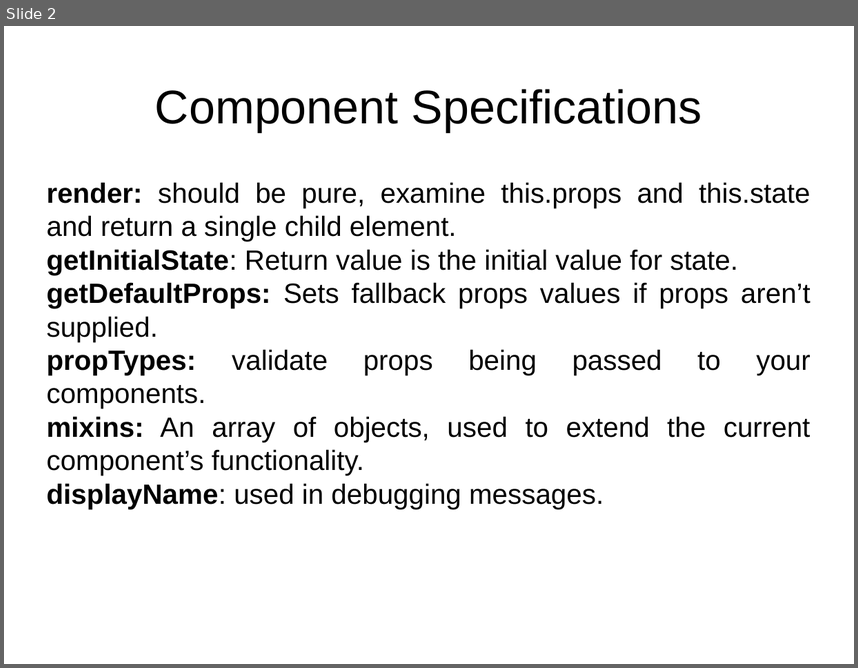
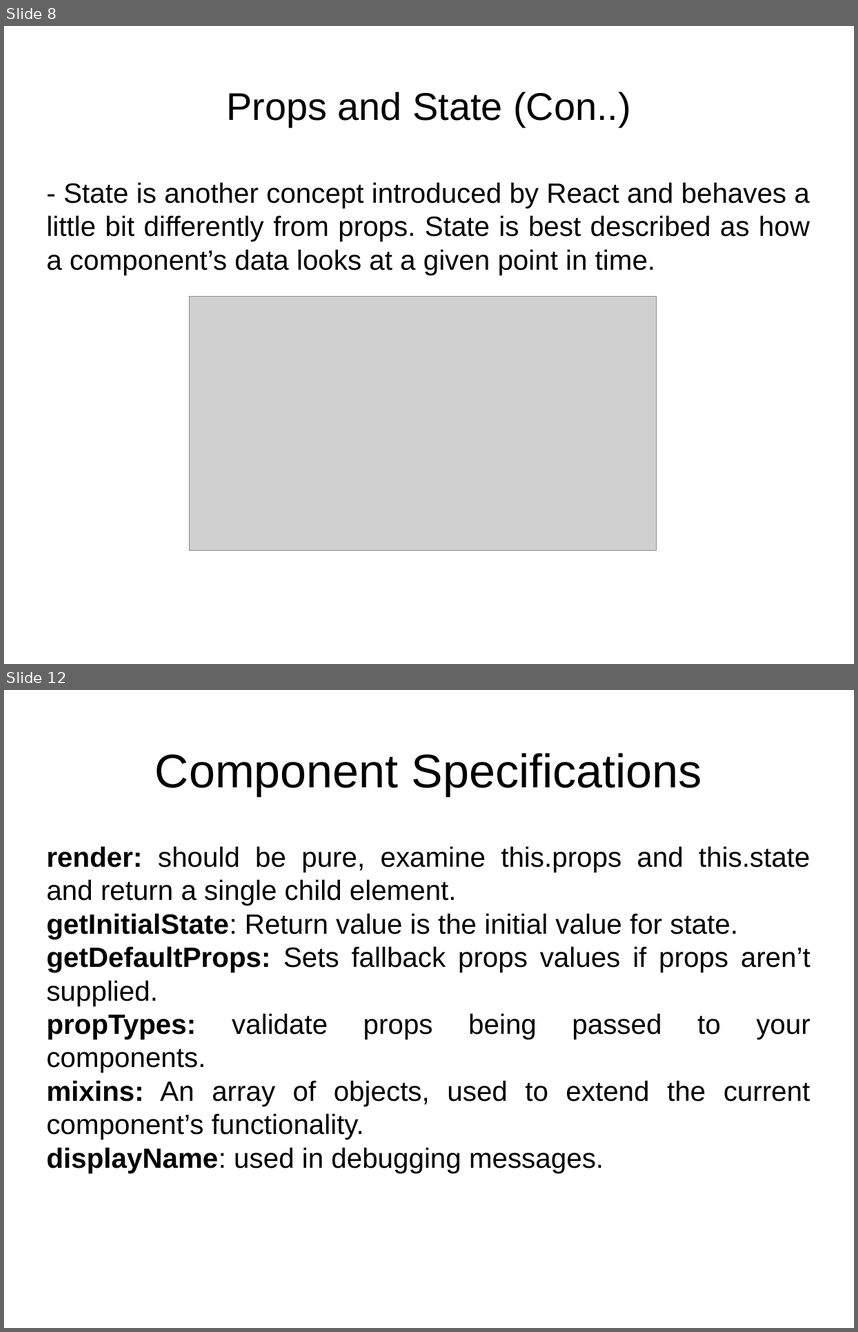
Before and after one commit to lnvtphu/MUsers, a slide deck: document/Presentation.pptx. Shown one above the other, each under a label of ours: slide 2 before the commit, slides 8 and 12 after it; the slides between them are not shown. The pictures are 858x668 and 858x1332 pixels, drawn with LibreOffice and Linux fonts; fonts in the diff are those of the drawing; grey boxes stand for pictures. Boxes give left, top, right and bottom in pixels: in the first picture for what was removed or moved away, otherwise in the second. Text is boxed around its words. In the diff, an @@ line names an element or a change of style, - is before the commit and + after.

```diff
--- a/document/Presentation.pptx
+++ b/document/Presentation.pptx
@@ slide 8 added at (x1=4, y1=26, x2=854, y2=664), background #FFFFFF @@
@@ text added at (x1=226, y1=92, x2=631, y2=127), 36 pt, text #000000 @@
+Props and State (Con..)
@@ text added at (x1=47, y1=182, x2=810, y2=275), 26 pt, text #000000 @@
+- State is another concept introduced by React and behaves a little bit differently from props. State is best described as how a component’s data looks at a given point in time.
+Figure 6: State
@@ picture added at (x1=189, y1=296, x2=657, y2=550) @@
@@ what was slide 2 is now slide 12 @@
```
Also in this commit, not shown: 2 slides changed, 10 other slides added, 7 other files.
